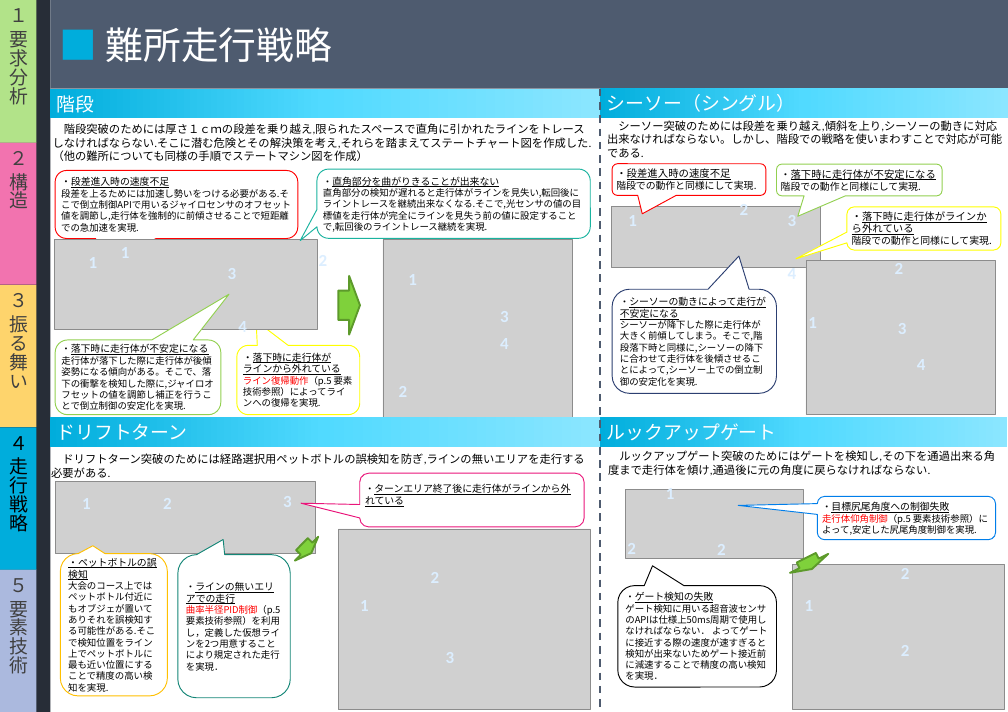
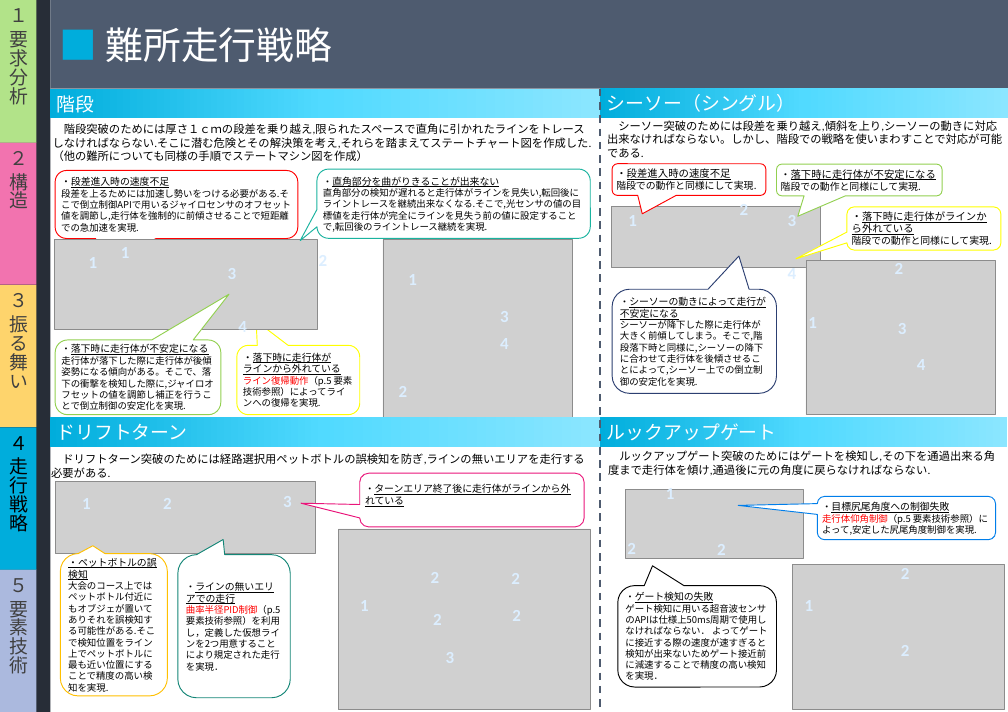
Before and after one commit to class-snct-rikitakelab/e-konbu2012, a slide deck: slide 5 of models/モデルシートniimura.pptx. Drawn at 1008x712 pixels with LibreOffice and Linux fonts; fonts in the diff are those of the drawing; grey boxes stand for pictures. Boxes give left, top, right and bottom in pixels: in the first picture for what was removed or moved away, otherwise in the second. Text is boxed around its words. In the diff, an @@ line names an element or a change of style, - is before the commit and + after.

```diff
--- a/models/モデルシートniimura.pptx
+++ b/models/モデルシートniimura.pptx
@@ right arrow removed at (x1=338, y1=276, x2=360, y2=335) @@
@@ down arrow removed at (x1=290, y1=533, x2=322, y2=566) @@
@@ down arrow removed at (x1=787, y1=548, x2=831, y2=579) @@
```
Also in this commit, not shown: 1 other slide changed.
